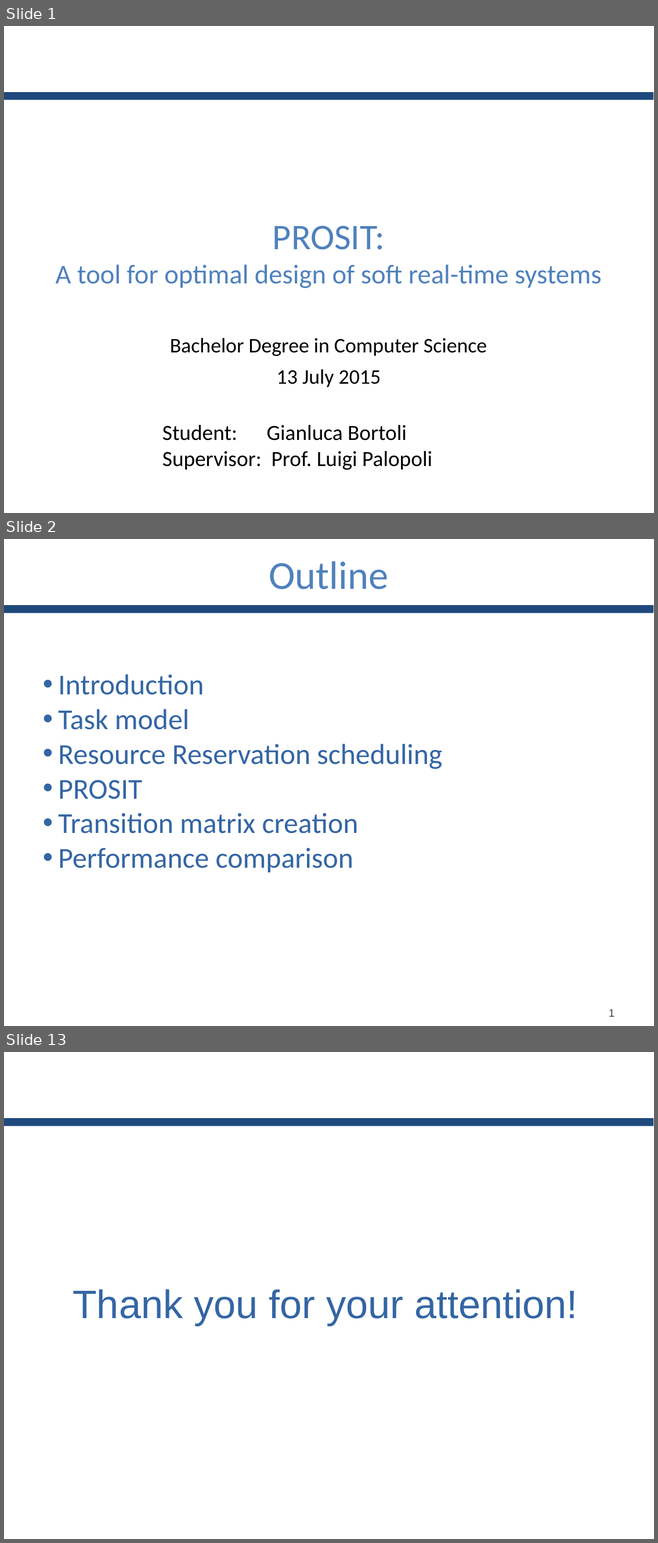
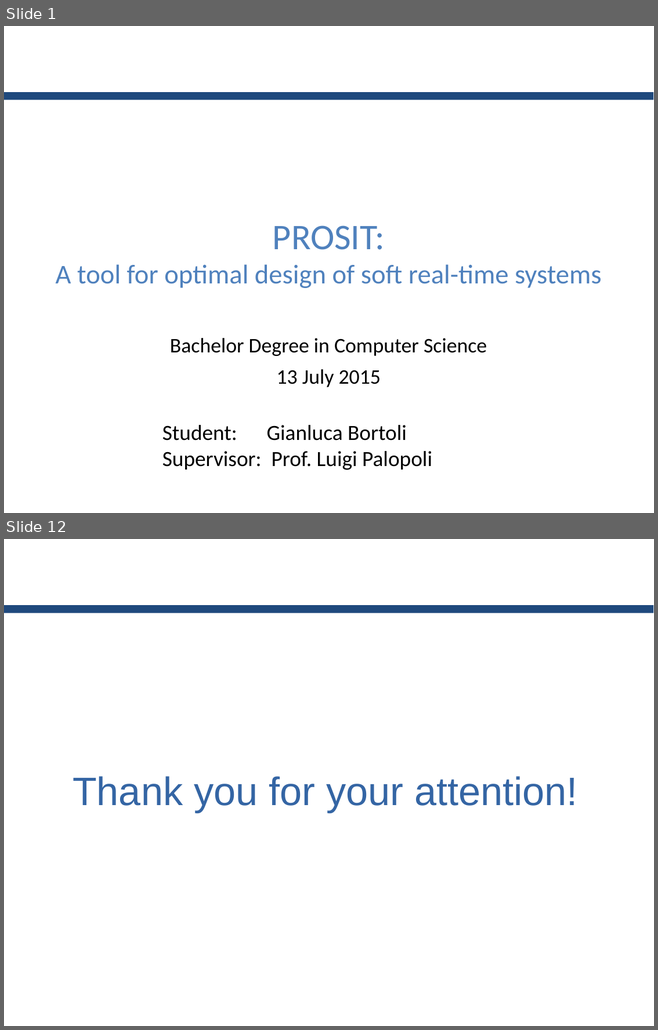
Before and after one commit to GianlucaBortoli/bachelorThesis, a slide deck: slides/slides.pptx. Shown one above the other, each under a label of ours: slides 1, 2 and 13 before the commit, slides 1 and 12 after it; the slides between them are not shown. The pictures are 658x1543 and 658x1030 pixels, drawn with LibreOffice and Linux fonts; fonts in the diff are those of the drawing; background and template pictures are left out. Boxes give left, top, right and bottom in pixels: in the first picture for what was removed or moved away, otherwise in the second. Text is boxed around its words. In the diff, an @@ line names an element or a change of style, - is before the commit and + after.

Commit message:
removed outline from slides

```diff
--- a/slides/slides.pptx
+++ b/slides/slides.pptx
@@ slide 2 removed at (x1=4, y1=539, x2=654, y2=1026), background #FFFFFF; not listed: 1 template element that a slide beside it also shows @@
@@ text removed at (x1=269, y1=561, x2=388, y2=589) @@
-Outline
@@ text removed at (x1=58, y1=674, x2=442, y2=873) @@
-• Introduction
-• Task model
-• Resource Reservation scheduling
-• PROSIT
-• Transition matrix creation
-• Performance comparison
@@ text removed at (x1=608, y1=1009, x2=614, y2=1017) @@
-1
@@ what was slide 13 is now slide 12 @@
```
Also in this commit, not shown: 10 slides changed.
